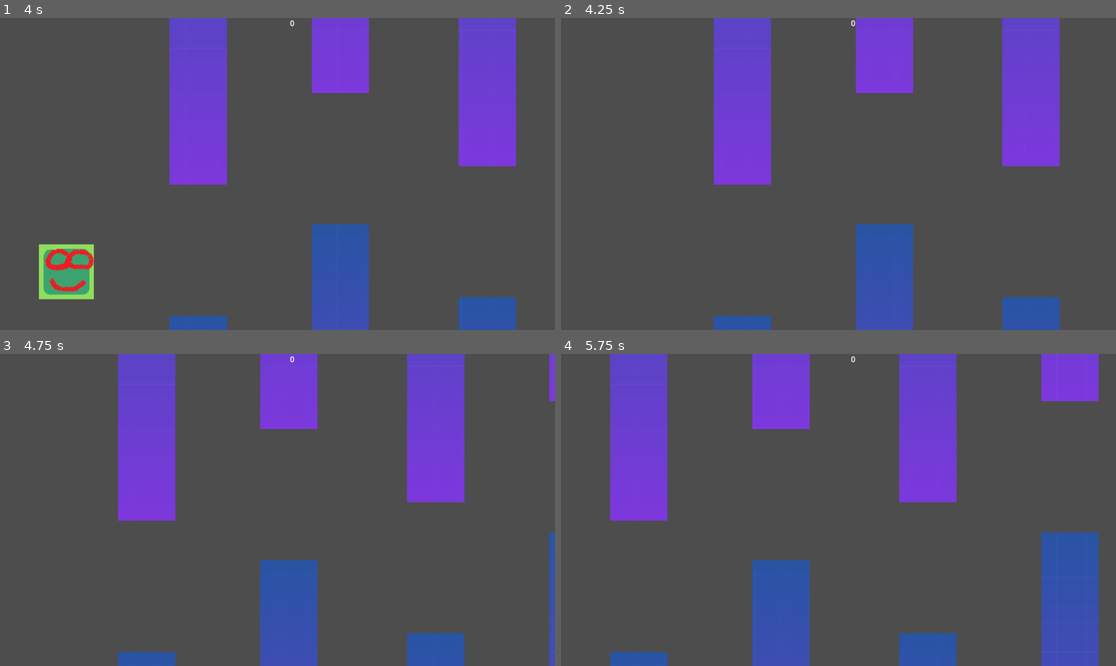
Above: before the commit, frames 1-4 (two rows, left to right).
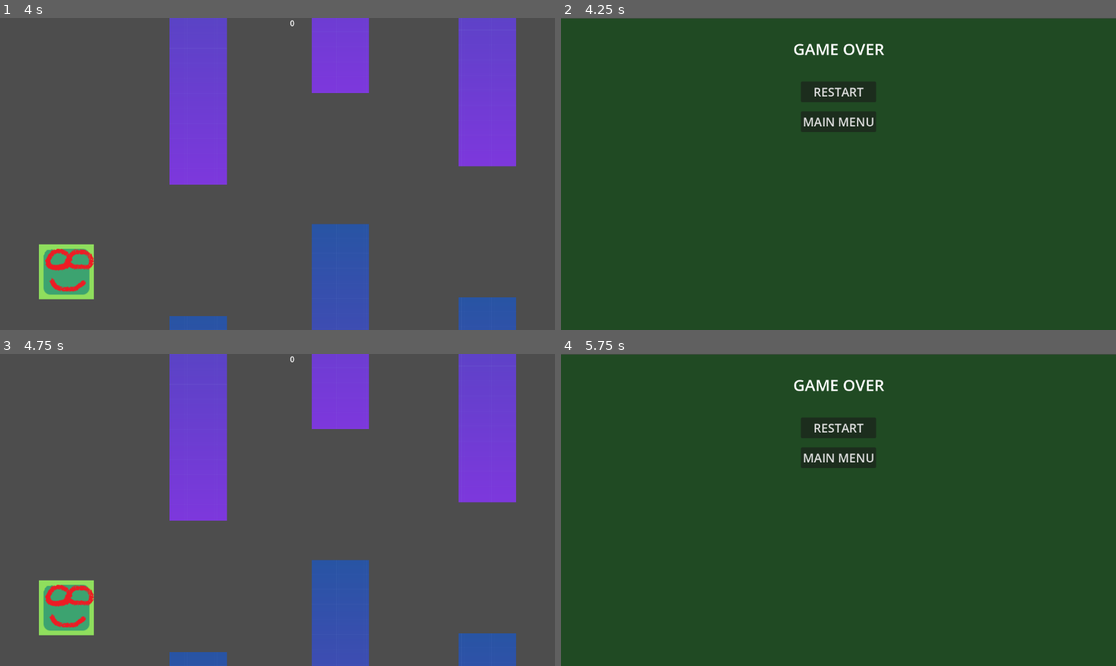
Above: after the commit, the same moments.

Repository: GrybasBaravykas/ZaidimoPraktika
Game: Godot game, scene res://src/main_menu.tscn
The game is run twice, just before and just after one commit, with the same random seed, the same clock (stepped at 60 frames per second) and the same inputs.
Inputs (mouse positions are in pixels of both pictures, inside the frame that each line leads up to):
- Up to frame 1 (4 s): click "pradžia" at 0.5 s; click "pradžia" at 1.25 s; click "sugeneruoti nauja zemelapi" at 2 s; click "sugeneruoti nauja zemelapi" at 2.75 s; click "pradžia" at 3.5 s
- Up to frame 2 (4.25 s): no input
- Up to frame 3 (4.75 s): click (277, 428) at 4.25 s, where only the run after the commit has a clickable "RESTART"
- Up to frame 4 (5.75 s): click (838, 428) at 5 s, where only the run after the commit has a clickable "RESTART"

Frame 1 is identical in both runs. In frame 2, 100% of the frame differs, in the area x 0-100%, y 0-100%; in frame 3, 35%; in frame 4, 100%.

Commit message:
mirtis krentant

Diff:
--- a/src/world.tscn
+++ b/src/world.tscn
@@ -21,6 +21,12 @@
 [sub_resource type="RectangleShape2D" id="RectangleShape2D_mjjm2"]
 size = Vector2(77, 229)
 
+[sub_resource type="RectangleShape2D" id="RectangleShape2D_d1jgi"]
+size = Vector2(972.5, 27)
+
+[sub_resource type="RectangleShape2D" id="RectangleShape2D_crpwv"]
+size = Vector2(973, 20)
+
 [node name="world" type="Node2D"]
 position = Vector2(-128, -336)
 metadata/_edit_vertical_guides_ = [638.0]
@@ -228,6 +234,19 @@
 position = Vector2(496, 328)
 zoom = Vector2(1.19, 1.19)
 
+[node name="lowerdetect" type="Area2D" parent="."]
+
+[node name="CollisionShape2D" type="CollisionShape2D" parent="lowerdetect"]
+position = Vector2(496.75, 666)
+shape = SubResource("RectangleShape2D_d1jgi")
+
+[node name="StaticBody2D" type="StaticBody2D" parent="."]
+
+[node name="CollisionShape2D" type="CollisionShape2D" parent="StaticBody2D"]
+position = Vector2(496.5, 0)
+shape = SubResource("RectangleShape2D_crpwv")
+
 [connection signal="area_entered" from="player/detect" to="player" method="_on_detect_area_entered"]
 [connection signal="body_entered" from="player/detect" to="player" method="_on_detect_body_entered"]
 [connection signal="body_entered" from="player/resseter" to="player" method="_on_resseter_body_entered"]
+[connection signal="area_entered" from="lowerdetect" to="player" method="_on_lowerdetect_area_entered"]
Not shown: 1 places in src/game_over_screen.tscn that only renumber resources
Not shown: 1 places in src/world.tscn that only renumber resources
